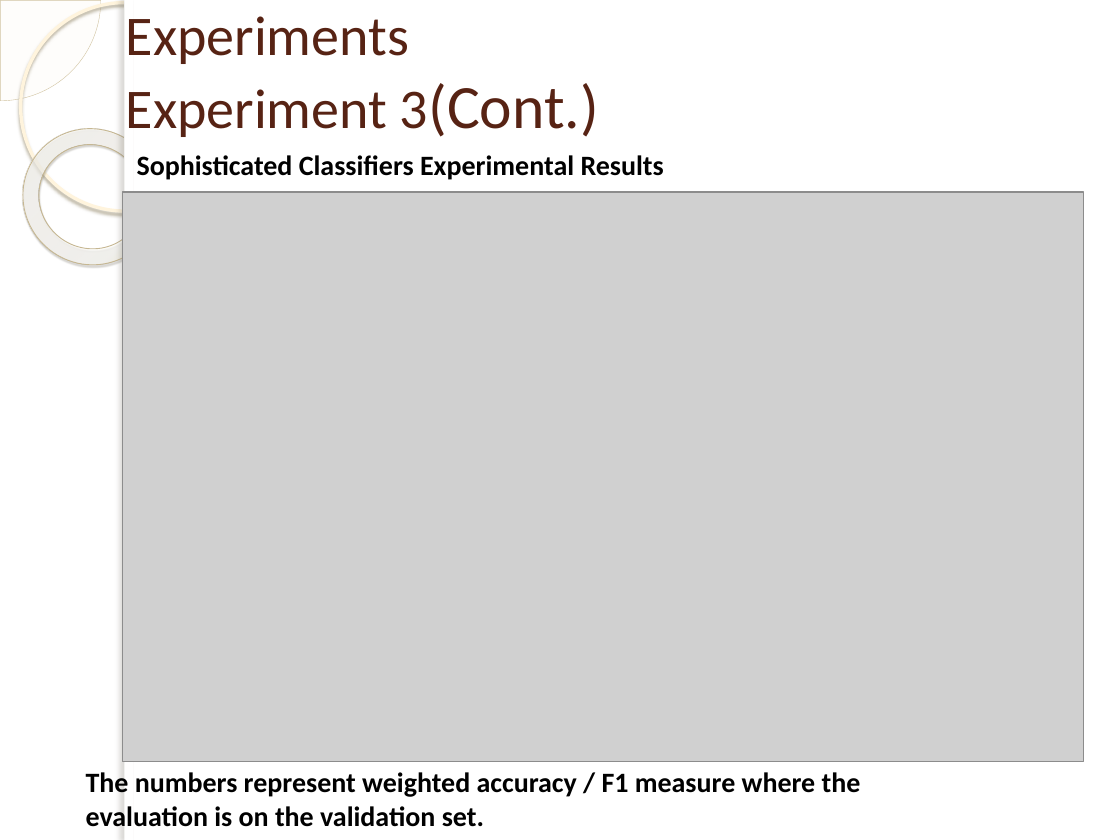
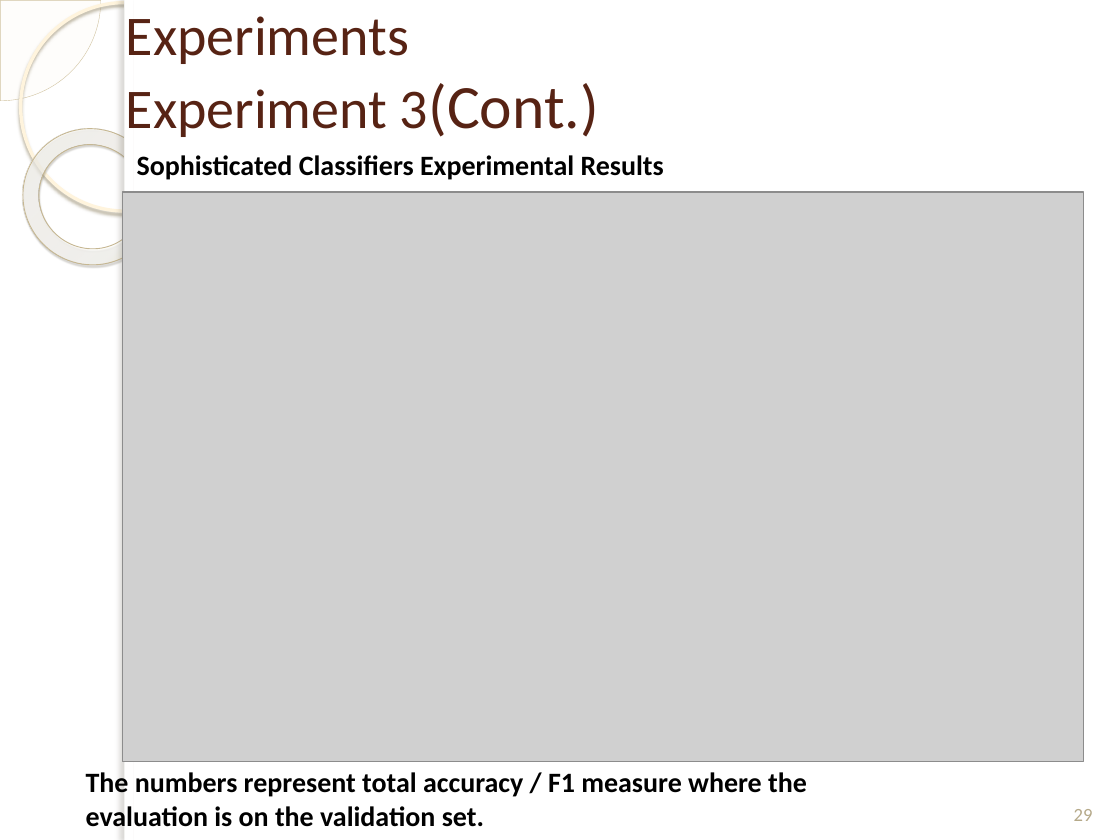
Before and after one commit to mhd9023/Thesis, a slide deck: slide 29 of Report#1_.pptx (slide 27 before the commit). Drawn at 1120x840 pixels with LibreOffice and Linux fonts; fonts in the diff are those of the drawing; grey boxes stand for pictures; background and template pictures are left out. Boxes give left, top, right and bottom in pixels: in the first picture for what was removed or moved away, otherwise in the second. Text is boxed around its words. In the diff, an @@ line names an element or a change of style, - is before the commit and + after.

```diff
--- a/Report#1_.pptx
+++ b/Report#1_.pptx
@@ text at [86, 772, 807, 797]: text changed @@
-The numbers represent weighted accuracy / F1 measure where the
+The numbers represent total accuracy / F1 measure where the
@@ page number added at [1074, 809, 1093, 821], 12 pt, text #B6A98A @@
+29
```
Also in this commit, not shown: 32 other slides changed, 3 slides added, 2 other files.
